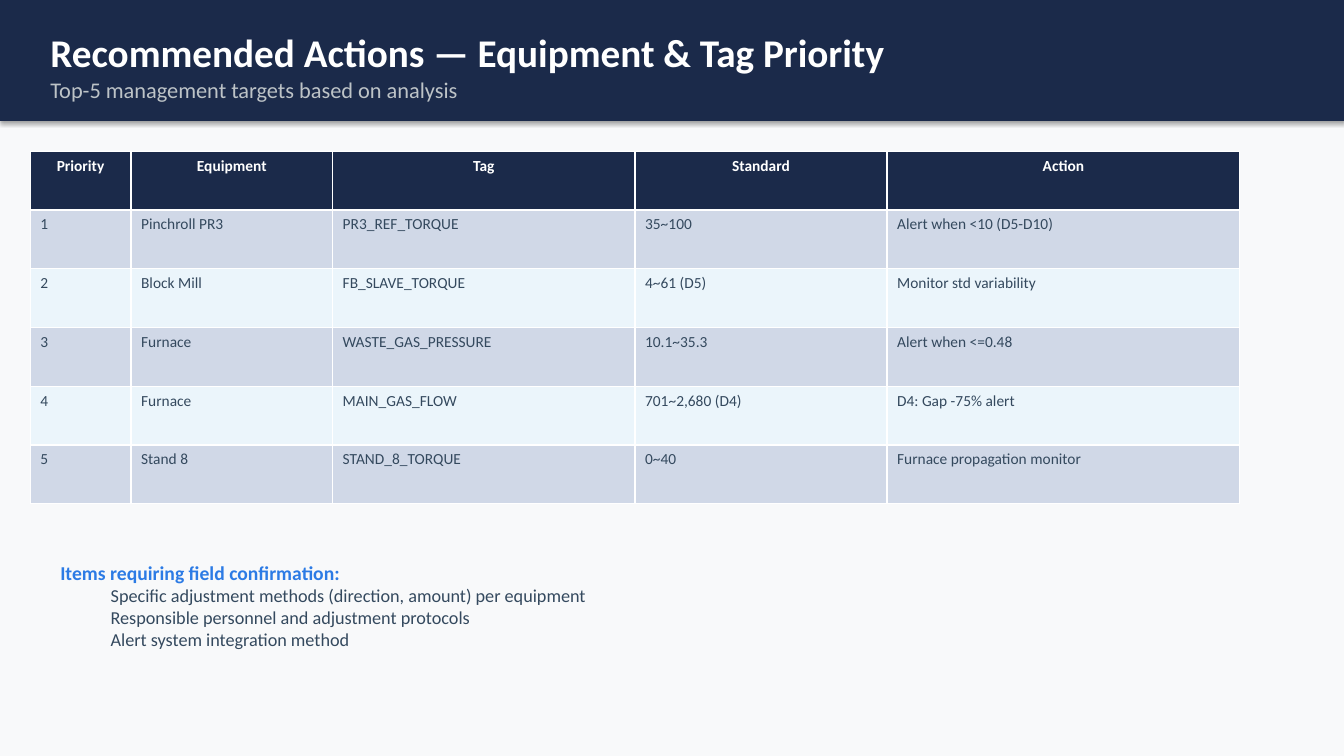
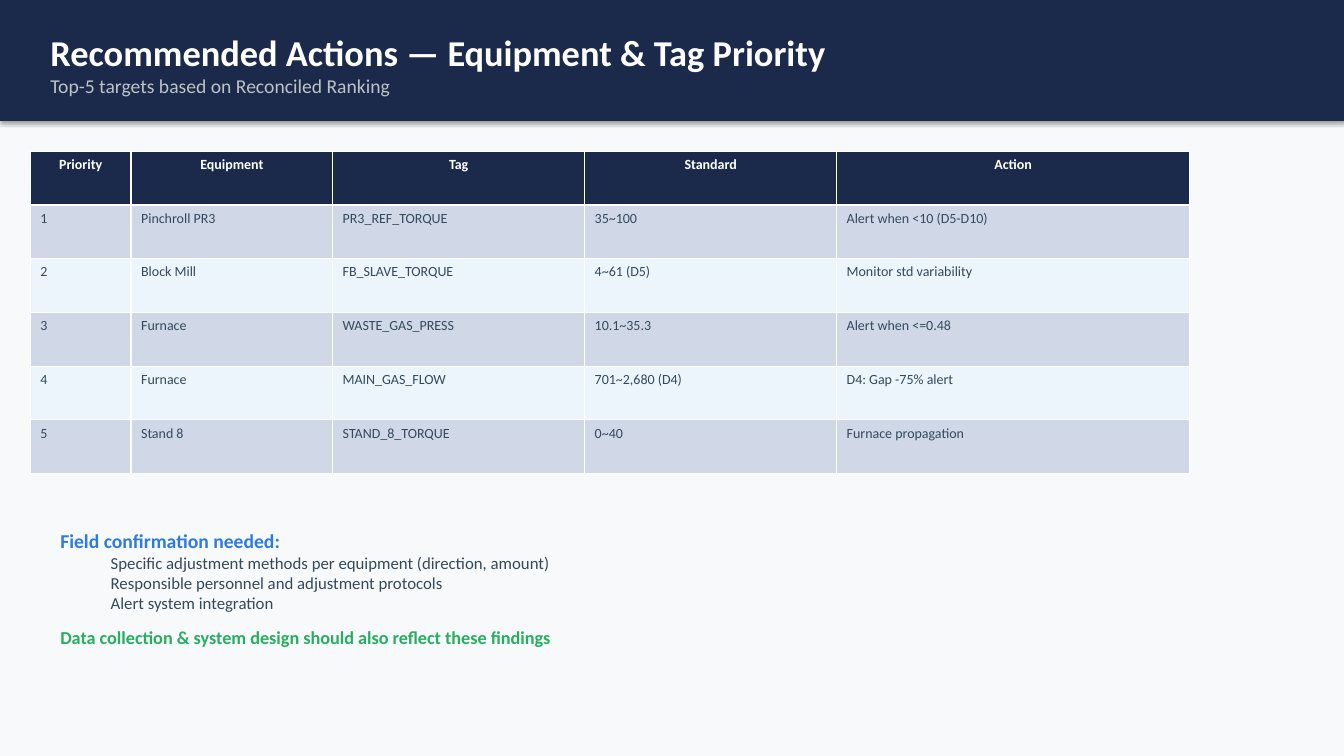
Before and after one commit to pathcosmos/steel_grade_iqr_analysis_v2, a slide deck: slide 15 of 0330_additional/0330_DH_Steel_IBA_Analysis_Report.pptx. Drawn at 1344x756 pixels with LibreOffice and Linux fonts; fonts in the diff are those of the drawing. Boxes give left, top, right and bottom in pixels: in the first picture for what was removed or moved away, otherwise in the second. Text is boxed around its words. In the diff, an @@ line names an element or a change of style, - is before the commit and + after.

```diff
--- a/0330_additional/0330_DH_Steel_IBA_Analysis_Report.pptx
+++ b/0330_additional/0330_DH_Steel_IBA_Analysis_Report.pptx
@@ text in rectangle at (50,40,826,72): size 28 to 26 pt in "Recommended Actions — Equipment & Tag Priority" @@
@@ text in rectangle at (50,79,390,97): text changed; size 16 to 14 pt @@
-Top-5 management targets based on analysis
+Top-5 targets based on Reconciled Ranking
@@ table at (30,151,1190,474) @@
-row 4, column 3: WASTE_GAS_PRESSURE
+row 4, column 3: WASTE_GAS_PRESS
-row 6, column 5: Furnace propagation monitor
+row 6, column 5: Furnace propagation
@@ size 11 to 10 pt in "Priority", "Equipment", "Tag", "Standard" and 24 more places @@
@@ table: place and size @@
-table at (30,151,1240,504)
+table at (30,151,1190,474)
@@ text "Field confirmation needed:": place and size @@
-text "Field confirmation needed:" at (60,566,586,649)
+text "Field confirmation needed:" at (60,534,551,647)
@@ text at (60,534,549,572): text changed; size 13 to 12 pt @@
-Items requiring field confirmation:
-  Specific adjustment methods (direction, amount) per equipment
+Field confirmation needed:
+  Specific adjustment methods per equipment (direction, amount)
@@ text at (60,597,551,647): text changed; text colour #34495E to #27AE60; bold on @@
-  Alert system integration method
+  Alert system integration
+Data collection & system design should also reflect these findings
@@ text at (111,577,443,592): size 13 to 12 pt in "Responsible personnel and adjustment protocols" @@
```
Also in this commit, not shown: 16 other slides changed.
